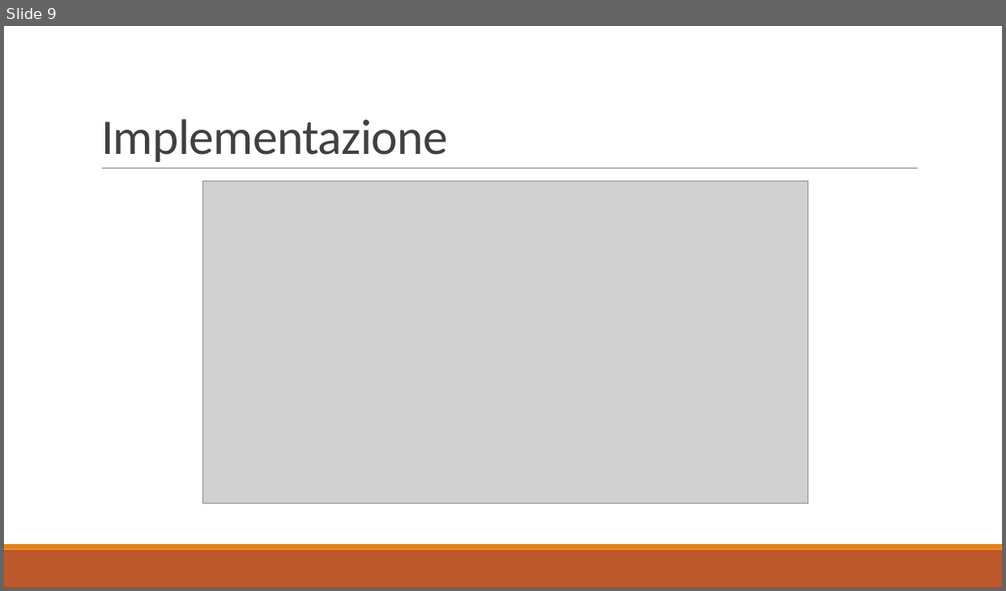
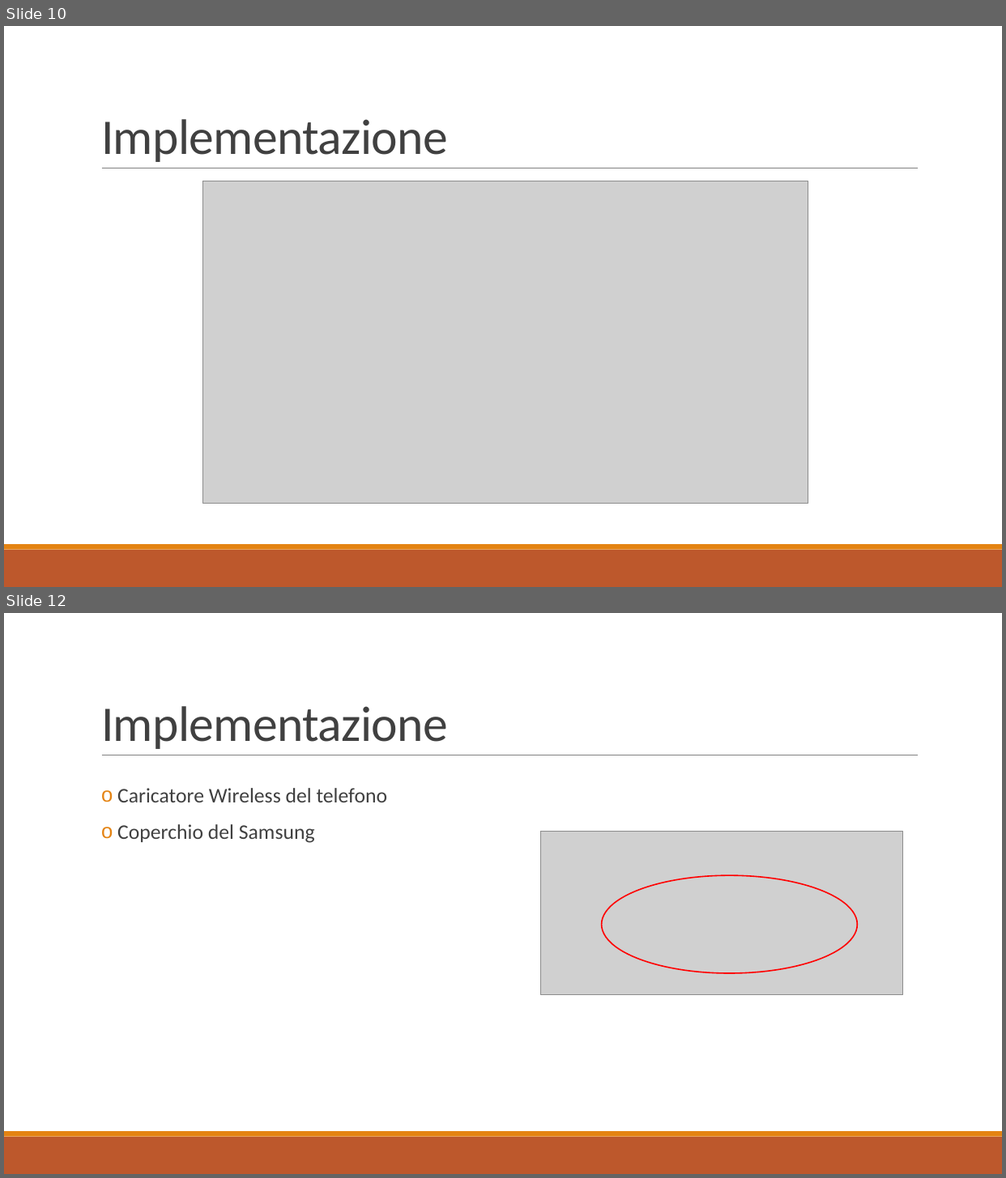
Before and after one commit to nemastojanovic/Fan-Clock, a slide deck: Documentazione/I3_PRESENTAZIONE_PROG2.pptx. Shown one above the other, each under a label of ours: slide 9 before the commit, slides 10 and 12 after it; the slides between them are not shown. The pictures are 1006x591 and 1006x1178 pixels, drawn with LibreOffice and Linux fonts; fonts in the diff are those of the drawing; grey boxes stand for pictures. Boxes give left, top, right and bottom in pixels: in the first picture for what was removed or moved away, otherwise in the second. Text is boxed around its words. In the diff, an @@ line names an element or a change of style, - is before the commit and + after.

```diff
--- a/Documentazione/I3_PRESENTAZIONE_PROG2.pptx
+++ b/Documentazione/I3_PRESENTAZIONE_PROG2.pptx
@@ slide 12 added at (4,613,1002,1174), background #FFFFFF; not listed: 3 template elements that a slide beside it also shows @@
@@ title added at (101,706,448,749), 48 pt, text #404040 @@
+Implementazione
@@ text added at (117,788,388,843), 20 pt, text #404040 @@
+o Caricatore Wireless del telefono
+o Coperchio del Samsung
@@ picture added at (541,832,903,995) @@
@@ ellipse added at (602,875,858,973), outline #FF0000 1.25 pt @@
@@ what was slide 9 is now slide 10 @@
```
Also in this commit, not shown: 4 slides changed, 3 other slides added.
